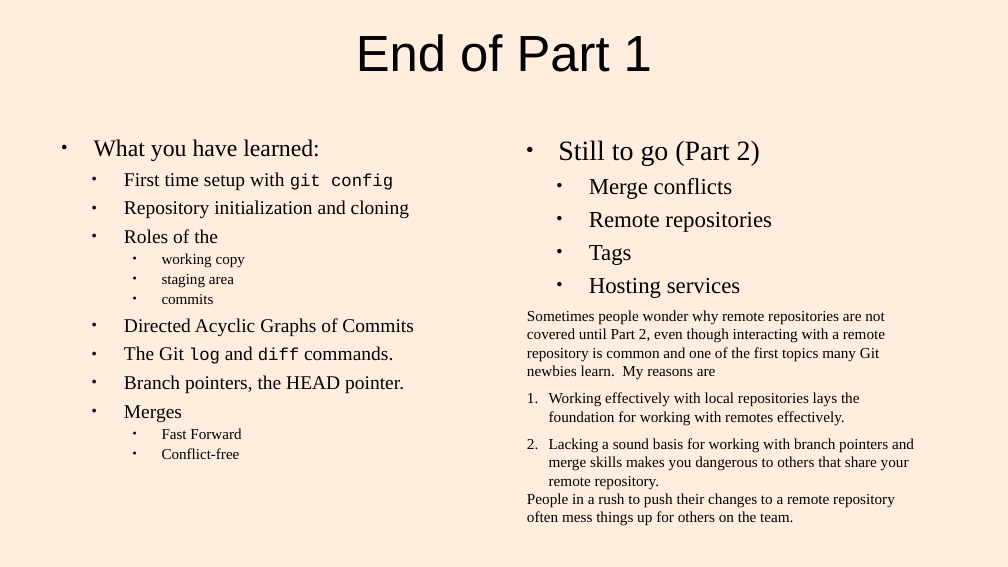
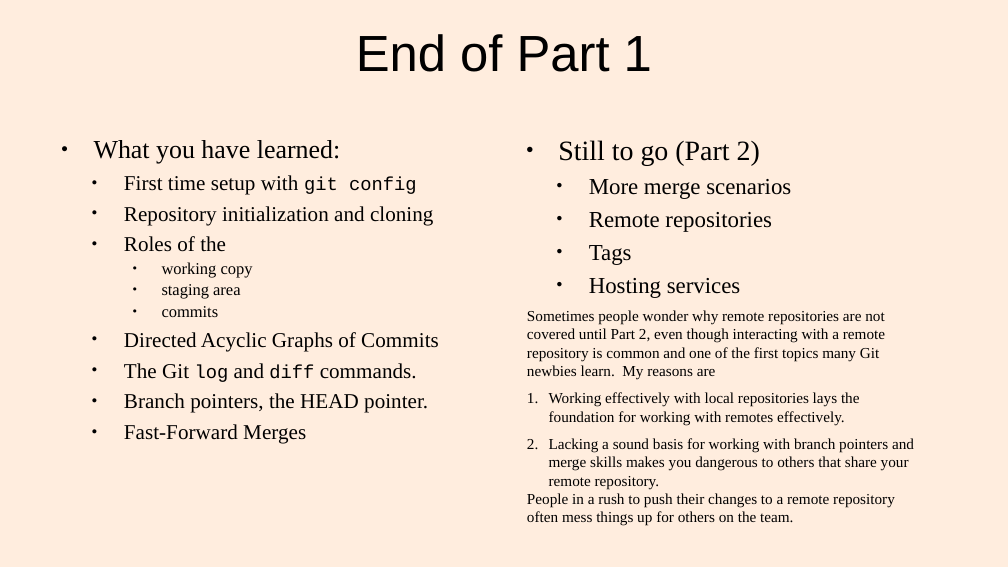
Before and after one commit to lacounty-isab/workshops, a slide deck: slide 25 of git/GitWorkshop1.odp (slide 34 before the commit). Drawn at 1008x567 pixels with LibreOffice and Linux fonts; fonts in the diff are those of the drawing. Boxes give left, top, right and bottom in pixels: in the first picture for what was removed or moved away, otherwise in the second. Text is boxed around its words. In the diff, an @@ line names an element or a change of style, - is before the commit and + after.

Commit message:
Moved ending of Part 1 to Part 2.
Upgraded Docusaurus to alpha.66.
No longer maintaining readme.md version of presentation.

```diff
--- a/git/GitWorkshop1.odp
+++ b/git/GitWorkshop1.odp
@@ text at <box>94,140,439,413</box>: size 18.7 to 20.4 pt in "What you have learned:"; size 15.3 to 16.6 pt in "First time setup with", "Repository initialization and cloning", "Roles of the", "Directed Acyclic Graphs of Commits" and 2 more places; size 13.6 to 14.8 pt in "git config", "log diff"; size 11.9 to 12.9 pt in "working copy", "staging area", "commits" @@
@@ text at <box>589,179,791,199</box>: text changed @@
-  ● Merge conflicts
+  ● More merge scenarios
@@ text at <box>124,424,306,444</box>: text changed; size 11.9 to 16.6 pt @@
-  ● Merges
-    ● Fast Forward
-    ● Conflict-free
+  ● Fast-Forward Merges
```
Also in this commit, not shown: 10 other slides changed, 9 slides removed, 22 other files.
